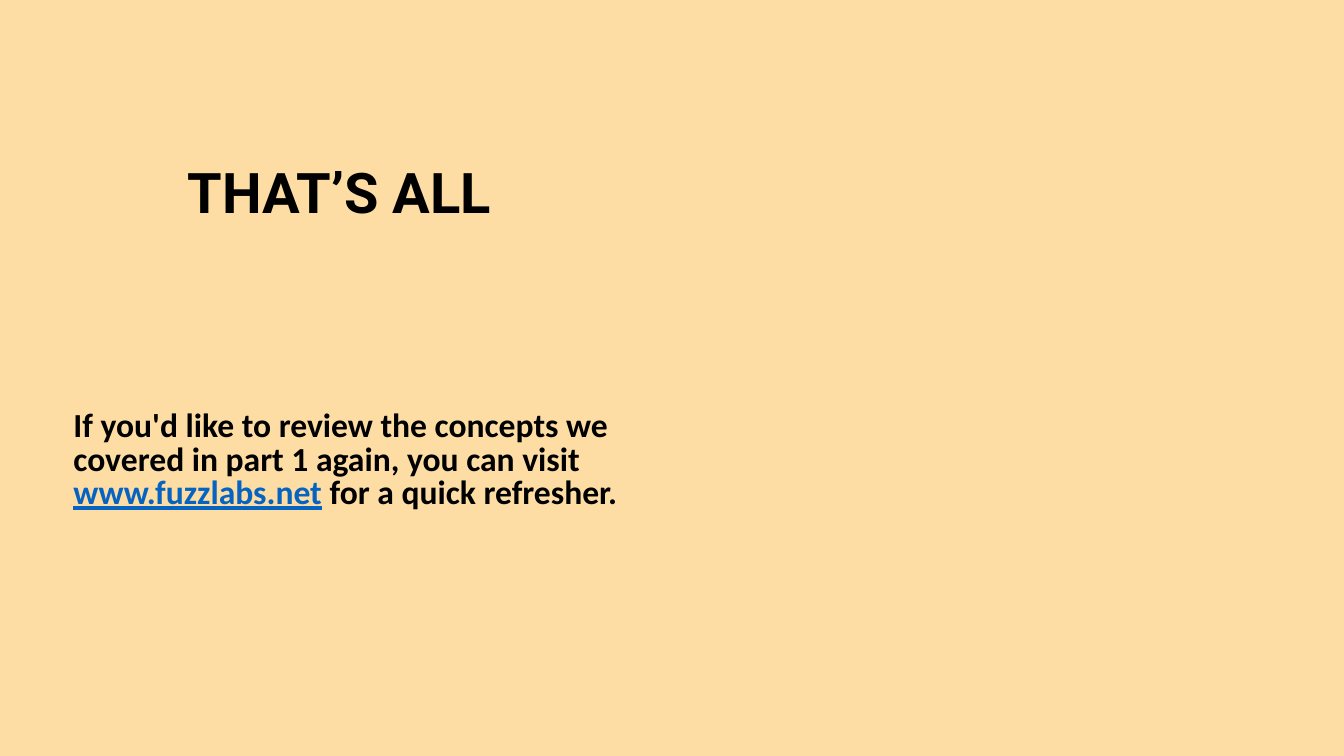
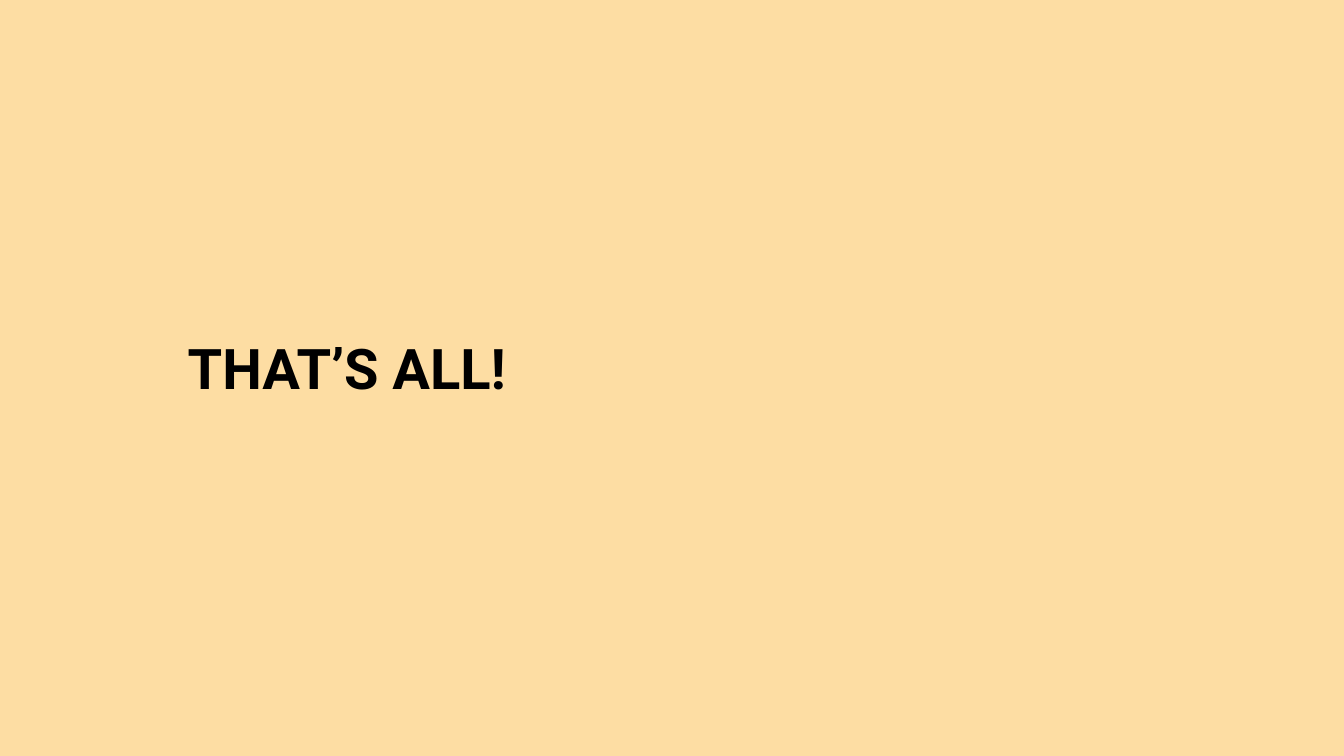
Before and after one commit to AlmightyHairball/RobotJavaClass2024, a slide deck: slide 12 of Presentation/Part-2.pptx (slide 25 before the commit). Drawn at 1344x756 pixels with LibreOffice and Linux fonts; fonts in the diff are those of the drawing; background and template pictures are left out. Boxes give left, top, right and bottom in pixels: in the first picture for what was removed or moved away, otherwise in the second. Text is boxed around its words. In the diff, an @@ line names an element or a change of style, - is before the commit and + after.

Commit message:
Spruced up the part 2 presentation and created a new slide explaining the Main class.

```diff
--- a/Presentation/Part-2.pptx
+++ b/Presentation/Part-2.pptx
@@ title at box(188, 347, 505, 390): text changed @@
-THAT’S ALL
+THAT’S ALL!
@@ text removed at box(73, 413, 618, 510) @@
-If you'd like to review the concepts we covered in part 1 again, you can visit www.fuzzlabs.net for a quick refresher.
```
Also in this commit, not shown: 2 slides added, 13 slides removed, 1 other file.
